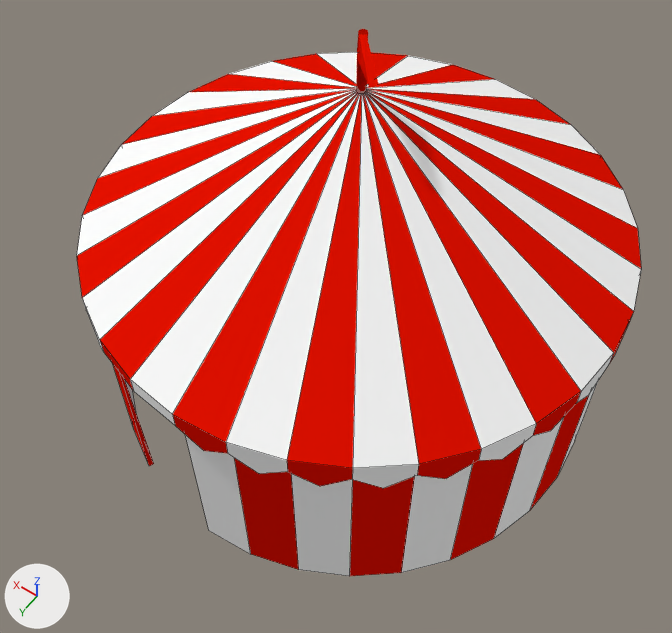
The Blender file Washed Up Wizard/Assets/Models/Environment/Circus/circus tent.blend: old version first, new version second.
Rendered twice from a 50 mm lens placed at (-5.82, 8.78, 14.85), pointed at (-0.49, 1.32, 3.12). Every picture has the same lights, and +X, +Y and +Z are marked at lower left. Mesh edges are drawn as thin lines on the coarser meshes.

The first picture shows 'flag', 'roof', 'walls'.
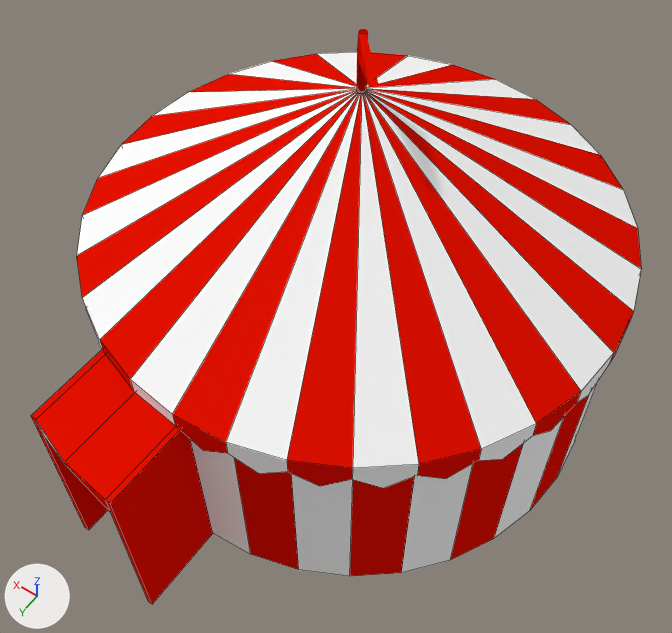
Location of each change, [x1, y1, x2, y2] in pixels of the pictures (672 x 633 px):
'walls', reshaped
    before: [112, 363, 598, 576]
    after: [31, 349, 598, 604]
part 1 of me_cylinder, built on (red)
    after: [31, 349, 213, 604]

What the commit changed:
me_cylinder is used by ob_walls; location (0.0, 0.0, 1.78); scale (2.74, 2.74, 2.74).
me_cylinder had 132 vertices, 130 faces and spanned x -1.6..1.6, y -1.6..1.6, z -0.65..0.65.
me_cylinder now has 148 vertices, 148 faces and spans x -1.6..1.6, y -1.6..2.16, z -0.65..0.65.
Part 1, on me_cylinder:
2 faces are deleted.
16 vertices are added at x -0.03..0.65, y 1.48..2.16, z -0.65..0.65.
18 new faces join them, mat_material_001 (red #e71100).
2 new faces join them, mat_material_002 (white #ffffff).
